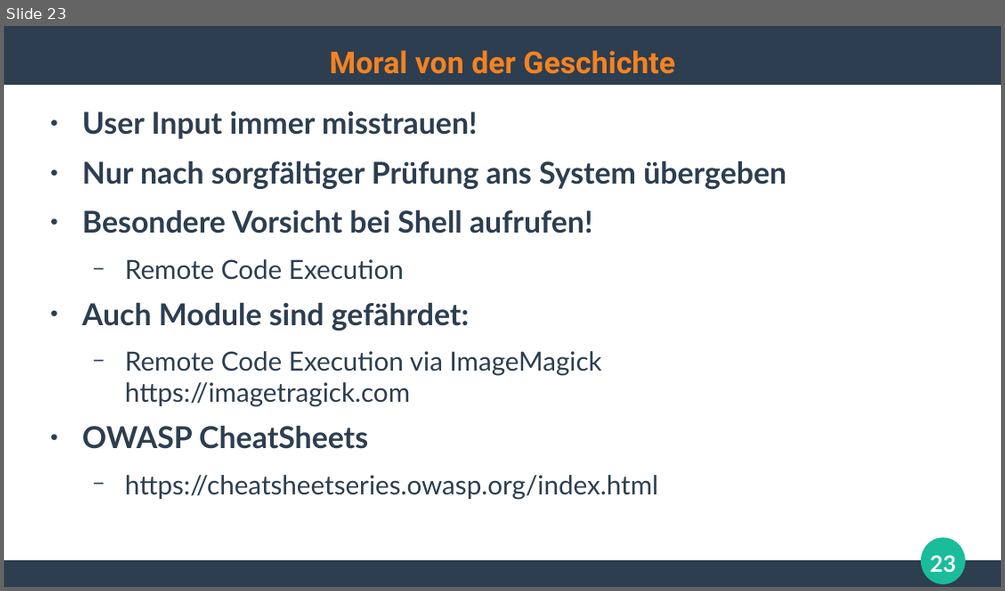
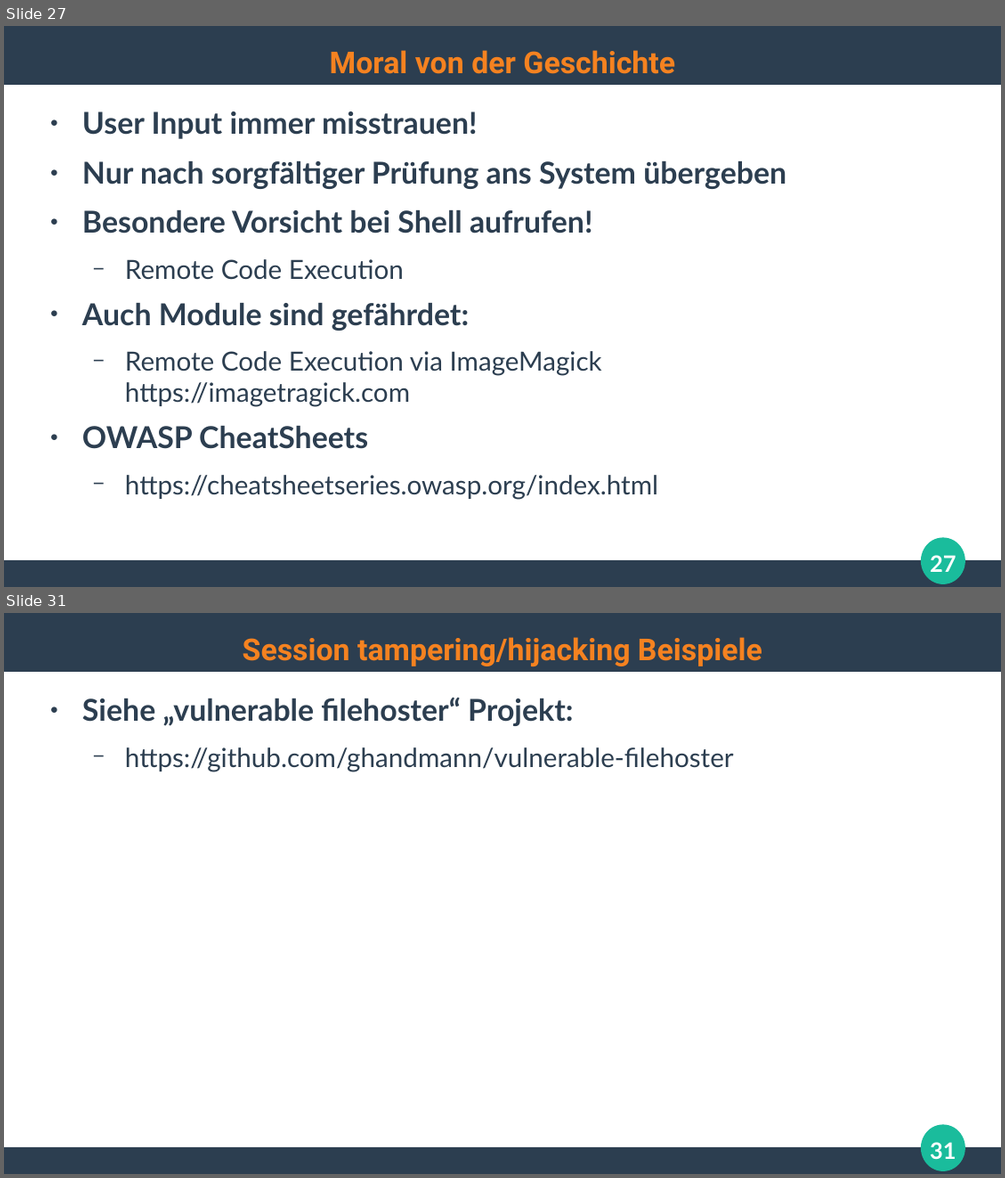
Before and after one commit to ghandmann/HS-AlbSig-WebAnwendungen2, a slide deck: Kapitel/06_WebSecurity.odp. Shown one above the other, each under a label of ours: slide 23 before the commit, slides 27 and 31 after it; the slides between them are not shown. The pictures are 1005x591 and 1005x1178 pixels, drawn with LibreOffice and Linux fonts; fonts in the diff are those of the drawing. Boxes give left, top, right and bottom in pixels: in the first picture for what was removed or moved away, otherwise in the second. Text is boxed around its words. In the diff, an @@ line names an element or a change of style, - is before the commit and + after.

```diff
--- a/Kapitel/06_WebSecurity.odp
+++ b/Kapitel/06_WebSecurity.odp
@@ slide 31 added at box(4, 613, 1001, 1174), background #FFFFFF; not listed: 3 template elements that a slide beside it also shows @@
@@ title added at box(243, 637, 762, 666), 24 pt, text #F58220, bold @@
+Session tampering/hijacking Beispiele
@@ text added at box(82, 697, 734, 772), 21 pt, text #2C3E50 @@
+● Siehe „vulnerable filehoster“ Projekt:
+  − https://github.com/ghandmann/vulnerable-filehoster
@@ page number added at box(930, 1142, 955, 1159), 18 pt, text #FFFFFF, bold @@
+31
@@ what was slide 23 is now slide 27 @@
@@ page number at box(930, 555, 955, 572): text changed @@
-23
+27
```
Also in this commit, not shown: 9 other slides added.
